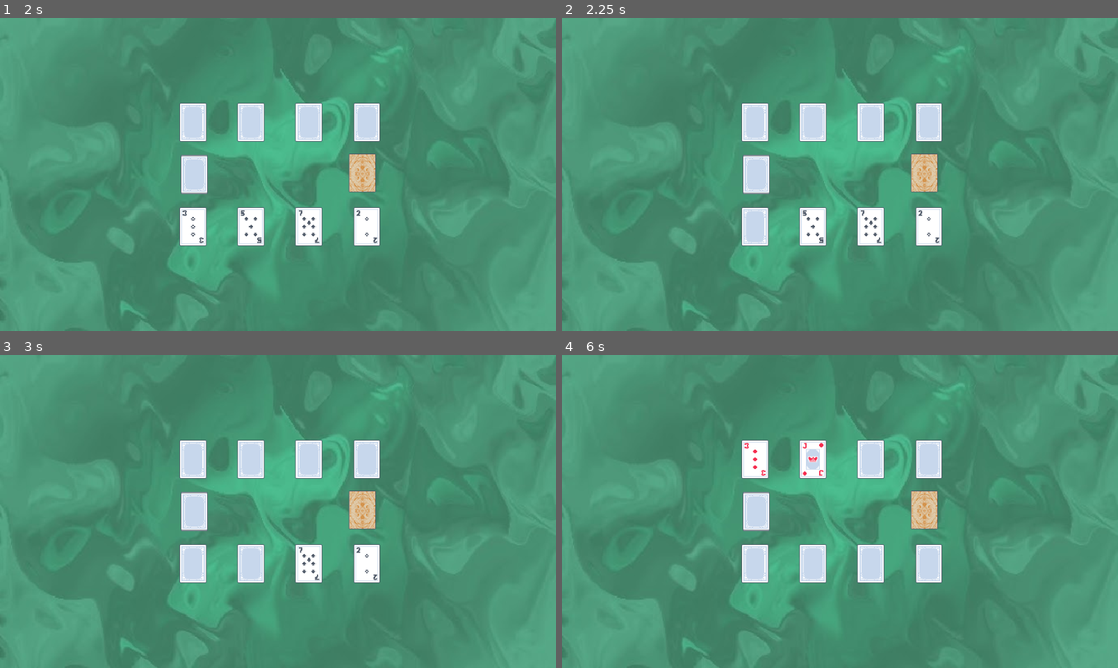
Above: before the commit, frames 1-4 (two rows, left to right).
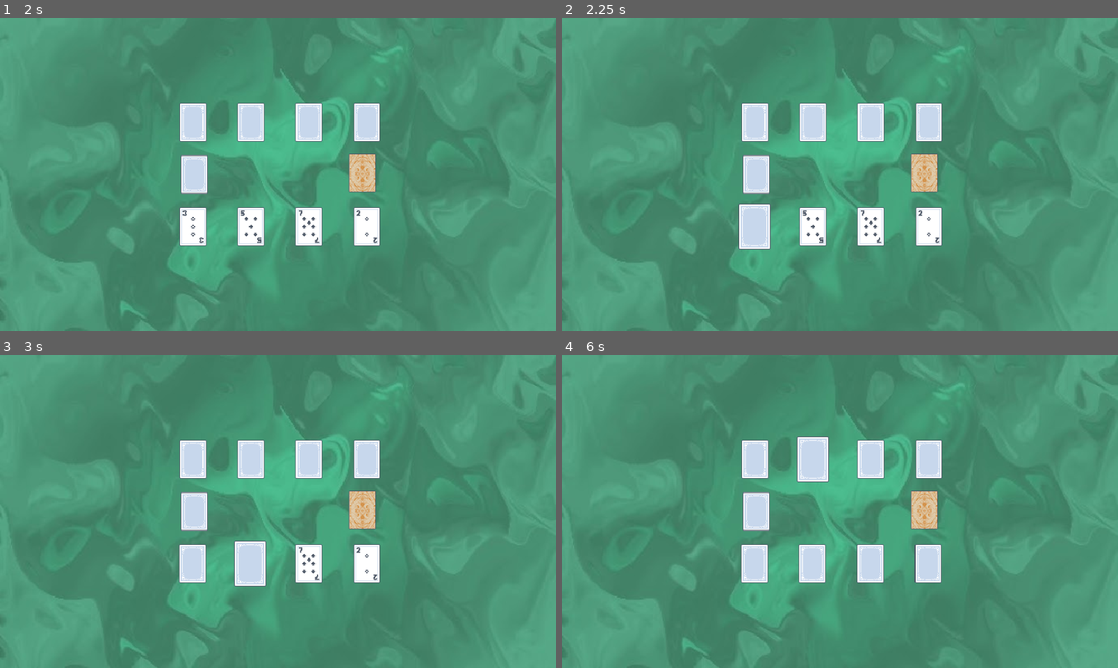
Above: after the commit, the same moments.

Repository: nmanteiga/BrinQo-Quantum-GameJam
Game: Godot game, scene res://scenes/table/table.tscn
Same seed, same stepped clock (60 frames per second), same inputs: the game is played once before the commit and once after it.
Inputs (mouse positions are in pixels of both pictures, inside the frame that each line leads up to):
- Up to frame 1 (2 s): tap Enter at 0.5 s; move the mouse to (194, 174) at 0.52 s; click (194, 174) at 0.67 s; tap Space at 1.25 s; move the mouse to (361, 174) at 1.27 s; click (361, 174) at 1.42 s
- Up to frame 2 (2.25 s): tap Enter at 2 s; move the mouse to (756, 227) at 2.02 s; click (756, 227) at 2.17 s
- Up to frame 3 (3 s): tap Space at 2.75 s; move the mouse to (250, 564) at 2.77 s; click (250, 564) at 2.92 s
- Up to frame 4 (6 s): tap Enter at 3.5 s; move the mouse to (867, 564) at 3.52 s; click (867, 564) at 3.67 s; tap Space at 4.25 s; move the mouse to (928, 564) at 4.27 s; click (928, 564) at 4.42 s; move the mouse to (756, 458) at 5.02 s; click (756, 458) at 5.17 s; move the mouse to (812, 458) at 5.77 s; click (812, 458) at 5.92 s

Frame 1 is identical in both runs. In frame 2, 0.4% of the frame differs, in the area x 31-38%, y 59-74%; in frame 3, 0.5%; in frame 4, 1.5%, in the area x 32-69%, y 26-73%.

Commit message:
Arrastrar cartas

Diff:
--- a/scenes/cards/card.gd
+++ b/scenes/cards/card.gd
@@ -1,4 +1,5 @@
 extends Area2D
+class_name Carta
 
 enum Tipo { NORMAL, QUANTUM }
 enum Efecto { NINGUNO, ENTRELAZADO, SUPERPOSICION, AROUND_WORLD, COUNTER }
@@ -16,7 +17,11 @@
 
 @onready var sprite = $Sprite2D
 
+signal hovered
+signal hovered_off
+
 func _ready():
+	get_parent().connect_card_signals(self)
 	update_visuals()
 
 func setup_card(p_id: int, p_is_player: int):
@@ -68,9 +73,18 @@
 
 func _on_input_event(viewport, event, shape_idx):
 	if event is InputEventMouseButton and event.pressed and event.button_index == MOUSE_BUTTON_LEFT:
-		if not controlled_by_player: return
+		if controlled_by_player != 1: return
 		flip_card()
+
 
 func flip_card():
 	face_up = !face_up
 	update_visuals()
+
+
+func _on_mouse_entered() -> void:
+	emit_signal("hovered", self)
+
+
+func _on_mouse_exited() -> void:
+	emit_signal("hovered_off", self)
--- a/scenes/cards/card.tscn
+++ b/scenes/cards/card.tscn
@@ -22,3 +22,5 @@
 shape = SubResource("RectangleShape2D_73nwn")
 
 [connection signal="input_event" from="." to="." method="_on_input_event"]
+[connection signal="mouse_entered" from="." to="." method="_on_mouse_entered"]
+[connection signal="mouse_exited" from="." to="." method="_on_mouse_exited"]
--- a/scenes/table/table.gd
+++ b/scenes/table/table.gd
@@ -6,20 +6,30 @@
 @onready var mazo : Array[int]
 var cartas_en_mano_jugador = 0
 var cartas_en_mano_rival = 0
+var carta_en_movimiento
+var carta_hovered #variable para evitar que se resalten otras cartas mientras pasamos una agarrada por encima
+var screen_size
 
 func _ready():
 	await get_tree().process_frame
-	randomize()
+	randomize() #crea la seed
+	screen_size = get_viewport_rect().size
 	crear_mazo()
 	repartir_mano_inicial()
 
+func _process(delta: float) -> void:
+	if carta_en_movimiento:
+		var mouse_pos = get_global_mouse_position()
+		carta_en_movimiento.position = Vector2(clamp(mouse_pos.x, 0, screen_size.x),clamp(mouse_pos.y, 0, screen_size.y))
+
 func crear_mazo():
+	#52 cartas
 	for palo in range(4):
 		for valor in range(13):
 				var id = palo * 13 + valor
 				print(id)
 				mazo.append(id)
-	mazo.shuffle()
+	mazo.shuffle() #se randomiza el orden
 
 func repartir_mano_inicial():
 	cartas_en_mano_jugador = 0
@@ -63,6 +73,57 @@
 	var separacion = Vector2(90 * indice, 0)
 	carta.position = marker.position + separacion
 
+func check_carta():
+	var space_state = get_world_2d().direct_space_state
+	var parameters = PhysicsPointQueryParameters2D.new()
+	parameters.position = get_global_mouse_position()
+	parameters.collide_with_areas = true
+	parameters.collision_mask = 1
+	var result = space_state.intersect_point(parameters)
+	if result.size() > 0:
+		var collider = result[0].collider
+		#Para poder arrastrar cartas comprobamos si el collider en el que clicamos lo es para evitar errores
+		if collider is Carta:
+			return collider
+	return null
+
+func connect_card_signals(carta):
+	#recibe las señales de las cartas al detectar ser hovereadas
+	carta.connect("hovered", on_hovered_over_card)
+	carta.connect("hovered_off", on_hovered_off_card)
+
+func on_hovered_over_card(carta):
+	if !carta_hovered:
+		carta_hovered = true
+		highlight_card(carta, true)
+
+func on_hovered_off_card(carta):
+	highlight_card(carta, false)
+	var nuevo_hover = check_carta()
+	if nuevo_hover:
+		highlight_card(nuevo_hover, true)
+	else:
+		carta_hovered = false
+
+func highlight_card(carta, hovered):
+	if hovered:
+		carta.scale = Vector2(1.2, 1.2)
+		carta.z_index = 2
+	else:
+		#al deshoverear deshacemos el aumento de tamaño
+		carta.scale = Vector2(1, 1)
+		carta.z_index = 1
+
+func _input(event):
+	if event is InputEventMouseButton and event.button_index == MOUSE_BUTTON_LEFT:
+		if event.is_pressed():
+			print("Left click")
+			var carta = check_carta()
+			if carta and carta.controlled_by_player == 1:
+				carta_en_movimiento = carta
+		else:
+			carta_en_movimiento = null
+
 
 func _on_mazo_especial_input_event(viewport, event, shape_idx):
 	if event is InputEventMouseButton and event.pressed and event.button_index == MOUSE_BUTTON_LEFT:
